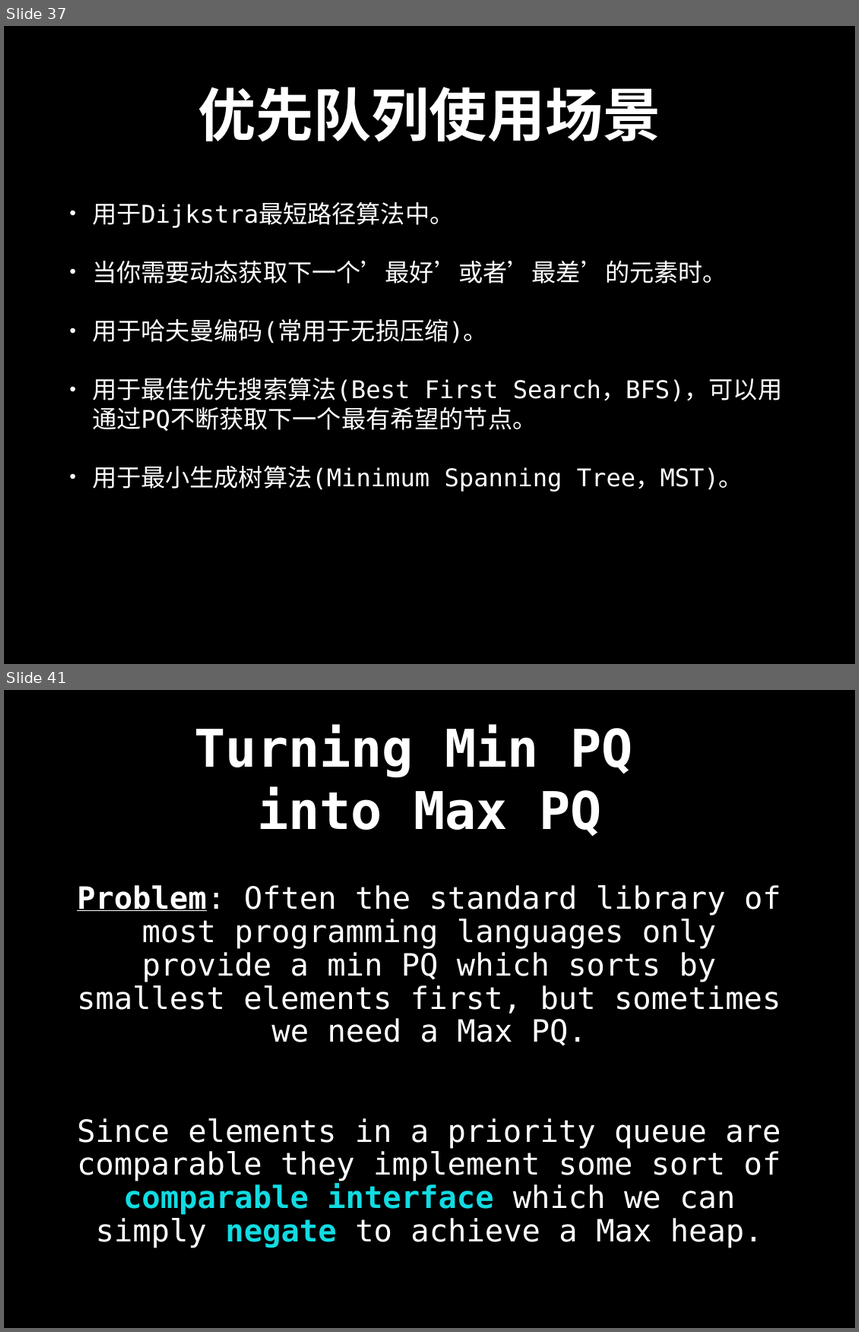
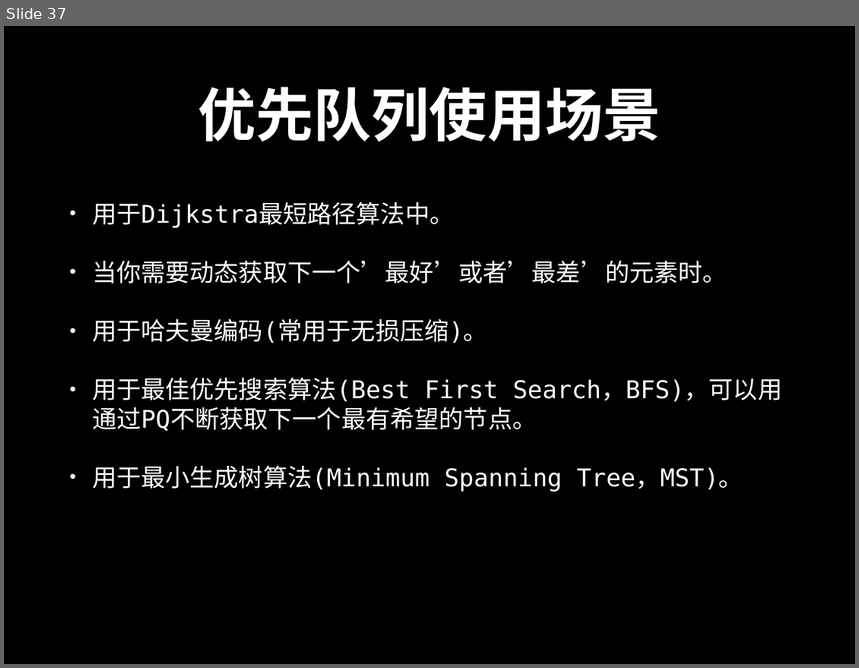
Before and after one commit to spring2go/Algorithms, a slide deck: slides/datastructures/priorityqueue/PriorityQueue.pptx. Shown one above the other, each under a label of ours: slides 37 and 41 before the commit, slide 37 after it; the slides between them are not shown. The pictures are 859x1332 and 859x668 pixels, drawn with LibreOffice and Linux fonts; fonts in the diff are those of the drawing. Boxes give left, top, right and bottom in pixels: in the first picture for what was removed or moved away, otherwise in the second. Text is boxed around its words. In the diff, an @@ line names an element or a change of style, - is before the commit and + after.

Commit message:
update Queue.pptx

```diff
--- a/slides/datastructures/priorityqueue/PriorityQueue.pptx
+++ b/slides/datastructures/priorityqueue/PriorityQueue.pptx
@@ slide 41 removed at [4,690,855,1328], background #000000 @@
@@ title removed at [195,725,633,837] @@
-Turning Min PQ
-into Max PQ
@@ text removed at [77,885,781,1249] @@
-Problem: Often the standard library of most programming languages only provide a min PQ which sorts by smallest elements first, but sometimes we need a Max PQ.
-Since elements in a priority queue are comparable they implement some sort of comparable interface which we can simply negate to achieve a Max heap.
```
Also in this commit, not shown: 155 slides changed, 3 slides added, 2 other slides removed.
